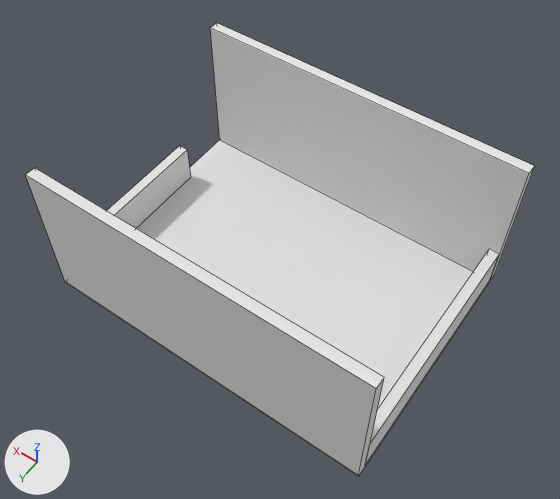
The Blender file Escape Game/Assets/Blender/EmptyRoom.blend: old version first, new version second.
The view is the same before and after, from a 50 mm camera at (-12.28, 17.29, 29.23) aimed at (-0.37, 0.61, 3.03). Lighting does not change. The marker at lower left points along +X, +Y and +Z. Mesh edges are drawn as thin lines.
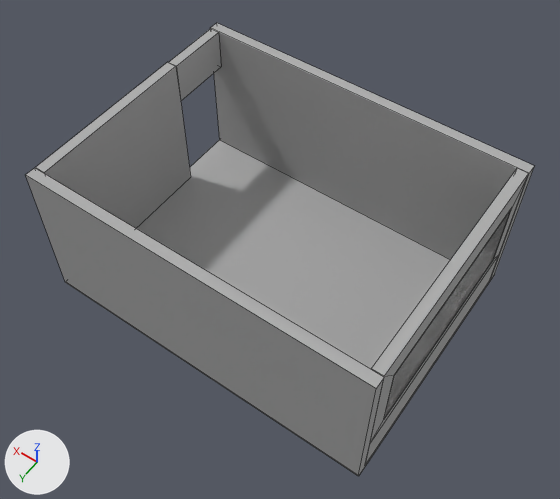
Changed parts and their boxes [x1, y1, x2, y2] in the pictures (560 x 499 px; the box of a moved part takes in the faces that stretch with it):
'Cube', recoloured, reshaped (white to grey)
    both: [26, 23, 534, 476]
part 1 of me_cube, added
    after: [169, 29, 221, 101]
part 2 of me_cube, built on
    before: [370, 249, 499, 443]
    after: [370, 168, 529, 443]
part 3 of me_cube, moved or reshaped
    before: [107, 146, 191, 228]
    after: [35, 62, 191, 228]

The change, as a list of edits to the scene's bpy script:
```text
Change mat_material:
    mat_material.base_color: (0.8, 0.8, 0.8) -> (0.429, 0.429, 0.429)  # white #e7e7e7 -> grey #afafaf
Add mat_material_001:
    mat_material_001 = bpy.data.materials.new('Material.001')
    mat_material_001.use_nodes = True; mat_material_001.node_tree.nodes.clear()
    _N = mat_material_001.node_tree.nodes; _L = mat_material_001.node_tree.links
    n0 = _N.new('ShaderNodeOutputMaterial'); n0.name = 'Material Output'
    n1 = _N.new('ShaderNodeBsdfGlass'); n1.name = 'Glass BSDF'
    n1.distribution = 'BECKMANN'
    n1.inputs[0].default_value = (0.8, 0.8, 0.8, 1.0)  # 'Color', white #e7e7e7
    n1.inputs[2].default_value = 1.45  # 'IOR'
    _L.new(n1.outputs[0], n0.inputs[0])  # 'BSDF' to 'Surface'
Change me_cube:
    used by ob_cube; location = (0.0, 0.0, 1.0)
    verts and faces of me_cube; kept vertices keep their numbers, new ones are numbered from 36
    before: 28 (8.0, -2.5, 1.0) at pixel (179, 145), 29 (8.0, -2.5, -1.0), 30 (7.5, -2.5, 1.0) at pixel (187, 149), 31 (7.5, -2.5, -1.0) at pixel (190, 177), 32 (8.0, 5.5, 1.0)
    before: 33 (8.0, 5.5, -1.0), 34 (7.5, 5.5, 1.0), 35 (7.5, 5.5, -1.0)
    remove me_cube.from_pydata(...)  # 36 vertices, 25 faces; spans x -8.0..8.0, y -6.0..6.0, z -1.0..6.2
    add me_cube.from_pydata(...)  # 68 vertices, 55 faces; spans x -8.0..8.0, y -6.0..6.0, z -1.0..6.2
    me_cube part 1: a new loose piece, a box spanning x 7.47..7.93, y -5.48..-2.45, z 4.13..6.13, in mat_material (grey #afafaf)
    me_cube part 2
    2 faces are deleted
    18 vertices are added at x -7.9..-6.6, y -5.5..5.5, z -1.0..6.2
    6 new vertices lie (0.0, 9.3, 0.0) away from vertices in x -7.9, y -4.7, z 1.5..4.9
    24 new faces join them, mat_material (grey #afafaf)
    2 new faces join them, mat_material_001
    me_cube part 3
    add delete_vertices([28, 30, 32, 34])  # with the faces that use them
    add for new, old in zip([*range(36, 40)], [29, 31, 33, 35]): verts[new] = verts[old] + (0.0, 0.0, 7.1)
    add faces += [(36, 38, 39, 37), (31, 37, 39, 35), (29, 36, 37, 31), (29, 33, 38, 36), (33, 35, 39, 38)]  # mat_material (grey #afafaf)
    add me_cube.materials.append(mat_material_001)
```
